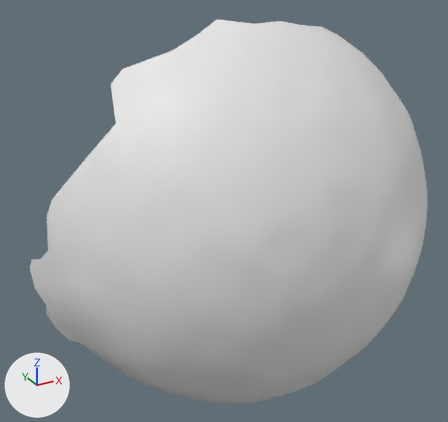
A saved change to the OBJ model res/final/onecam_fullvolume/06/cleanedup/FullVolium.000168.obj.
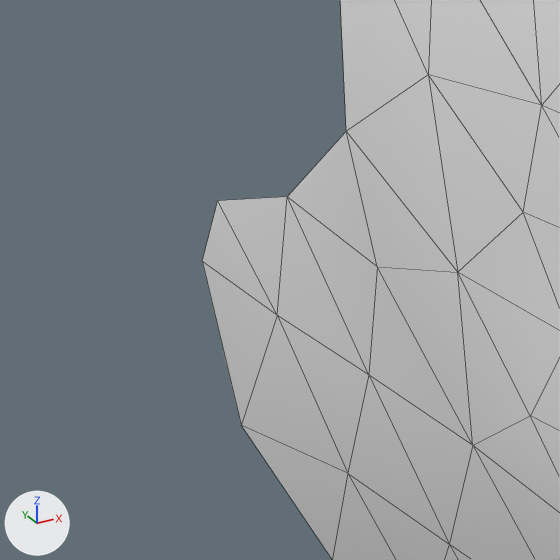
Each version appears first whole from a camera (50 mm lens) standing at (-16.5, -7.9, -45.0) and looking at (81.0, 169.3, -133.6), and next in a close-up on the part from 1% to 17% of the width and 55% to 72% of the height. The axes (+X, +Y, +Z) are drawn at lower left. The lights are the same throughout. The close-ups show mesh edges as thin lines. Where no turn or scale is listed for an object, it has been applied to the vertices.

Names of what the first close-up shows: 'FullVolium.000168'.
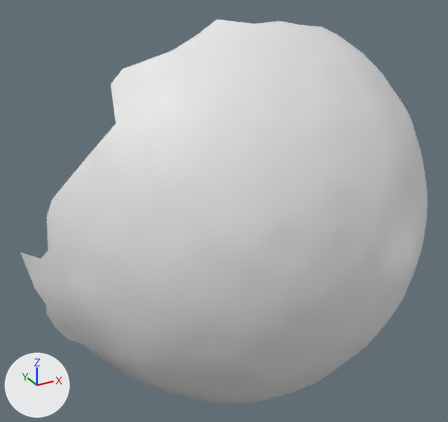
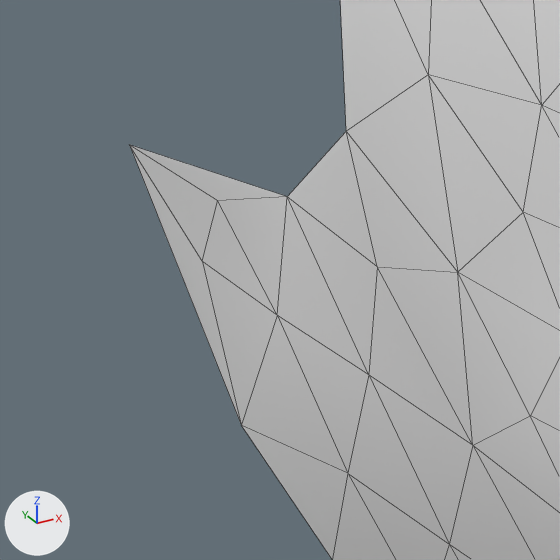
Boxes [x1, y1, x2, y2] around the edits, measured in the close-ups (560 x 560 px):
'FullVolium.000168', reshaped: before [202, 0, 560, 560]; after [130, 0, 560, 560]
part 1 of me_fullvolium_000168, added: after [130, 145, 287, 423]

Patch to the scene script:
```diff
--- a/res/final/onecam_fullvolume/06/cleanedup/FullVolium.000168.obj.py
+++ b/res/final/onecam_fullvolume/06/cleanedup/FullVolium.000168.obj.py
@@ me_fullvolium_000168 @@
 me_fullvolium_000168.from_pydata(...)  # 1102 vertices, 2151 faces; spans x 17.0..167.0, y 118.0..196.0, z -219.0..-69.0
 # used by ob_fullvolium_000168; location = (0.0, 0.0, 0.0)
 # verts and faces of me_fullvolium_000168; kept vertices keep their numbers, new ones are numbered from 1102
 # before: 1025 (20.0, 189.0, -146.0) at pixel (287, 196), 1026 (17.0, 196.0, -152.0) at pixel (202, 261), 1027 (18.0, 194.0, -148.0) at pixel (217, 200), 1068 (18.0, 196.0, -161.0) at pixel (241, 425)
+# me_fullvolium_000168 part 1
+verts[1102] = (15.0, 199.0, -147.0)  # pixel (129, 144)
+faces += [(1026, 1027, 1102), (1025, 1102, 1027), (1026, 1102, 1068)]
```
